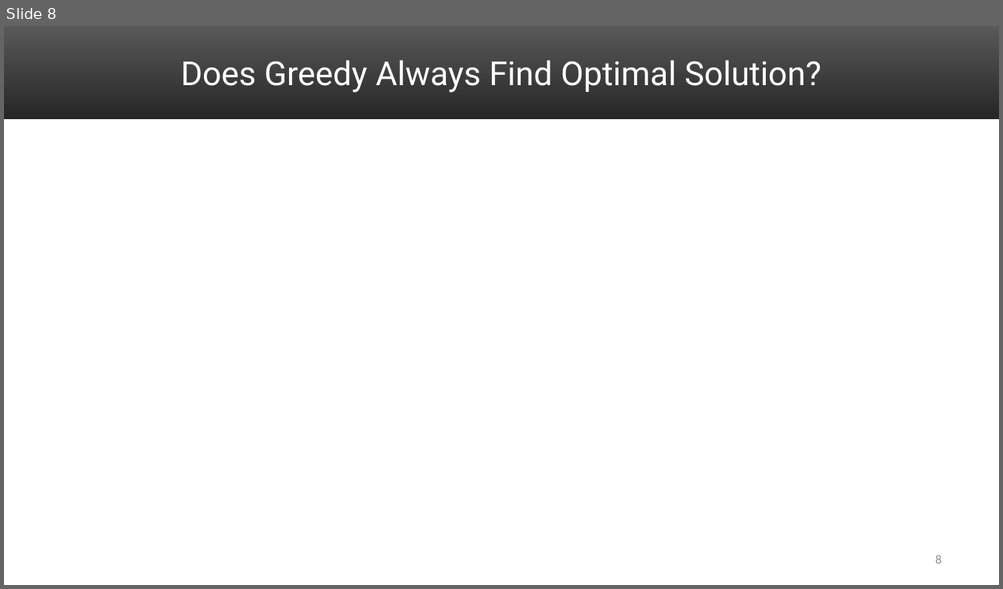
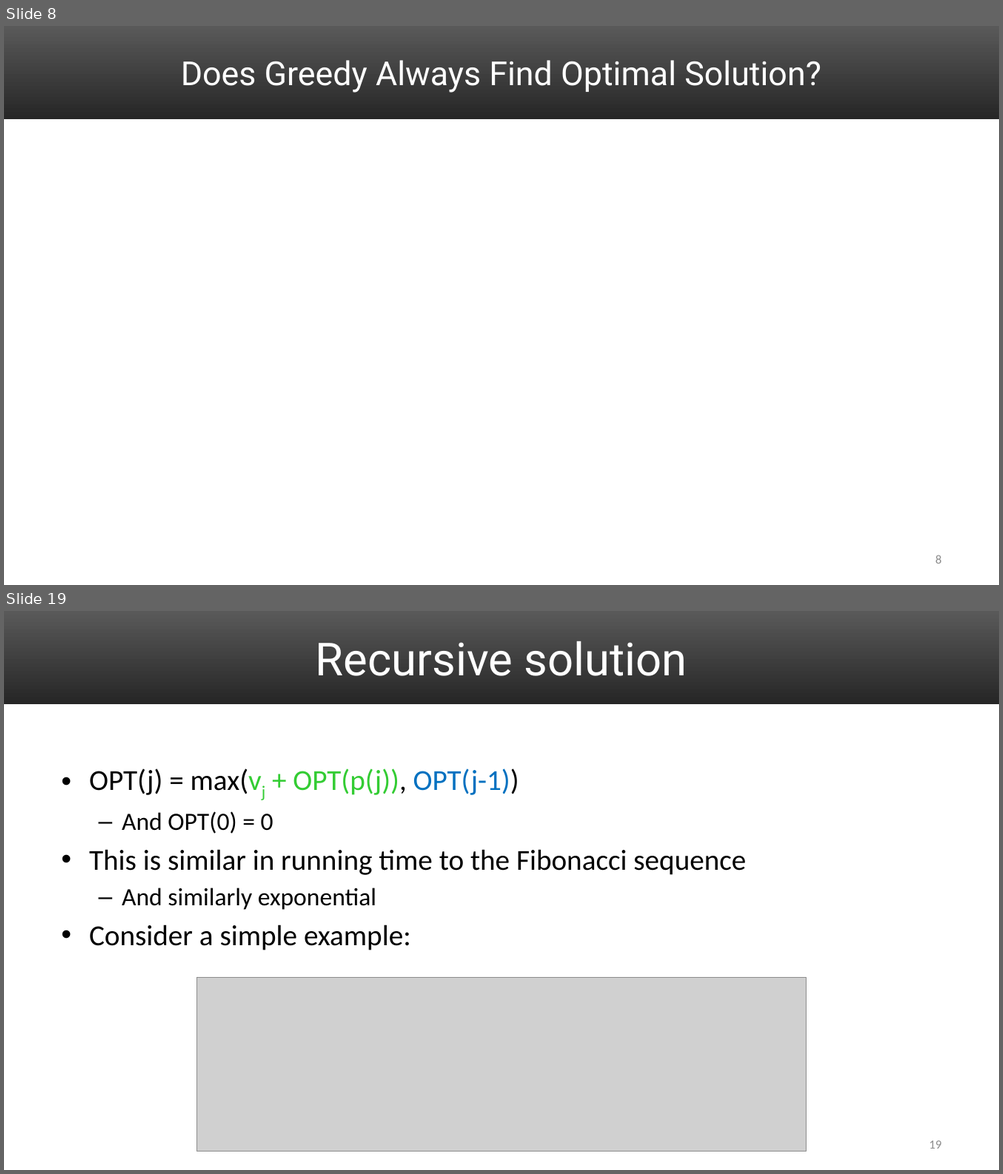
Before and after one commit to uva-cs/cs4102-f21, a slide deck: slides/DP_activitySelect_Proof.pptx. Shown one above the other, each under a label of ours: slide 8 before the commit, slides 8 and 19 after it; the slides between them are not shown. The pictures are 1003x589 and 1003x1174 pixels, drawn with LibreOffice and Linux fonts; fonts in the diff are those of the drawing; grey boxes stand for pictures. Boxes give left, top, right and bottom in pixels: in the first picture for what was removed or moved away, otherwise in the second. Text is boxed around its words. In the diff, an @@ line names an element or a change of style, - is before the commit and + after.

```diff
--- a/slides/DP_activitySelect_Proof.pptx
+++ b/slides/DP_activitySelect_Proof.pptx
@@ slide 19 added at box(4, 611, 999, 1170), background #FFFFFF; not listed: 1 template element that a slide beside it also shows @@
@@ title added at box(316, 641, 686, 676), 44 pt, text #FFFFFF @@
+Recursive solution
@@ text added at box(89, 769, 745, 951), 28 pt, text #000000 @@
+• OPT(j) = max(vj + OPT(p(j)), OPT(j-1))
+  – And OPT(0) = 0
+• This is similar in running time to the Fibonacci sequence
+  – And similarly exponential
+• Consider a simple example:
@@ picture added at box(196, 978, 806, 1152) @@
@@ page number added at box(929, 1141, 942, 1149), 12 pt, text #8C8C8C @@
+19
```
Also in this commit, not shown: 14 other slides added, 1 other file.
